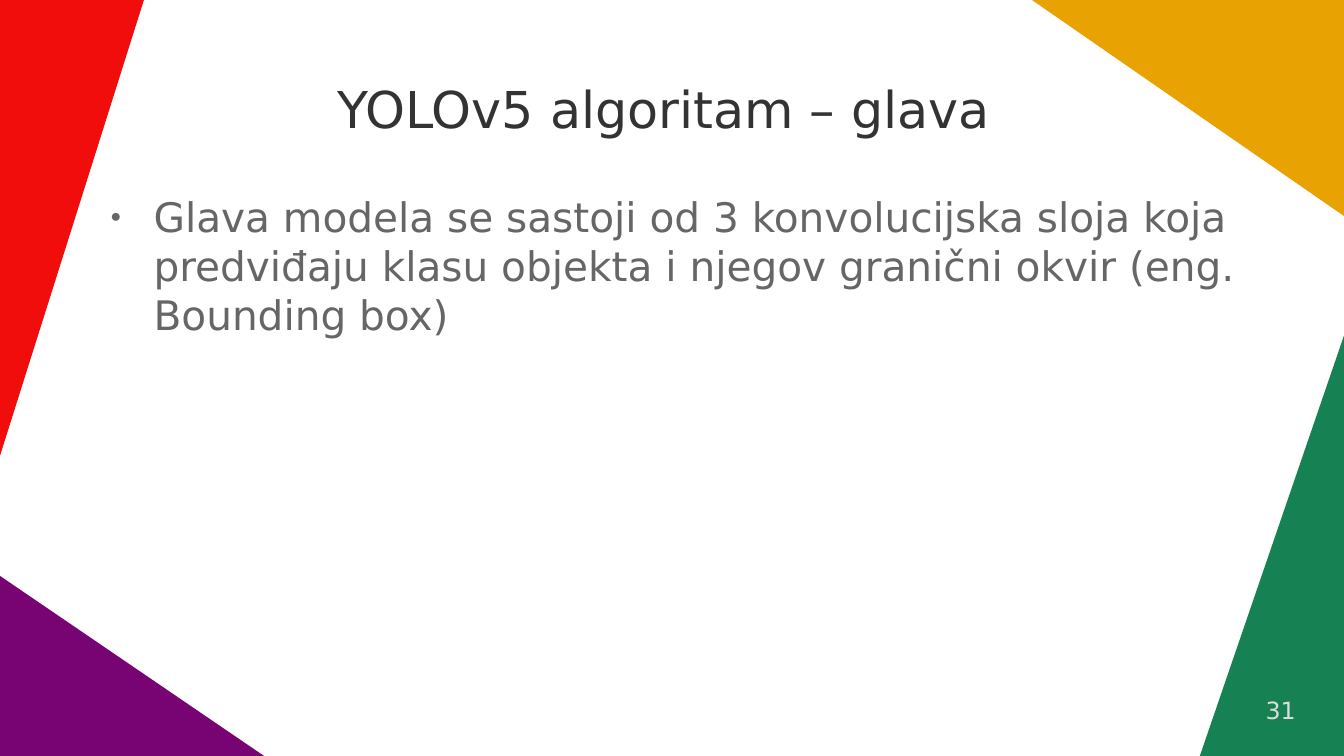
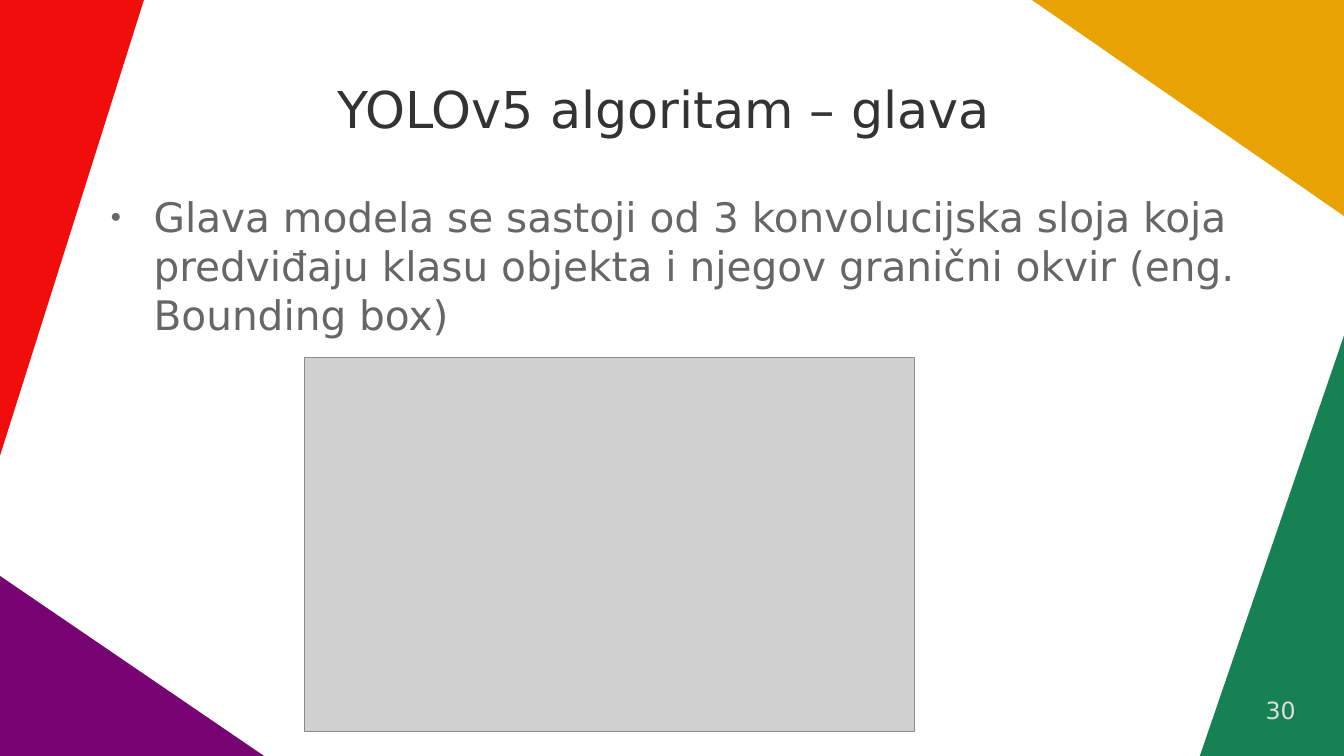
Before and after one commit to VidJoha/Seminar---CNN-i-YOLO-algoritmi, a slide deck: slide 30 of Konvolucijske neuralne mreže.odp (slide 31 before the commit). Drawn at 1344x756 pixels with LibreOffice and Linux fonts; fonts in the diff are those of the drawing; grey boxes stand for pictures. Boxes give left, top, right and bottom in pixels: in the first picture for what was removed or moved away, otherwise in the second. Text is boxed around its words. In the diff, an @@ line names an element or a change of style, - is before the commit and + after.

```diff
--- a/Konvolucijske neuralne mreže.odp
+++ b/Konvolucijske neuralne mreže.odp
@@ picture added at <box>305,359,915,732</box> @@
@@ page number at <box>1266,701,1296,720</box>: text changed @@
-31
+30
```
Also in this commit, not shown: 8 other slides changed, 2 slides added, 2 slides removed, 1 other file.
